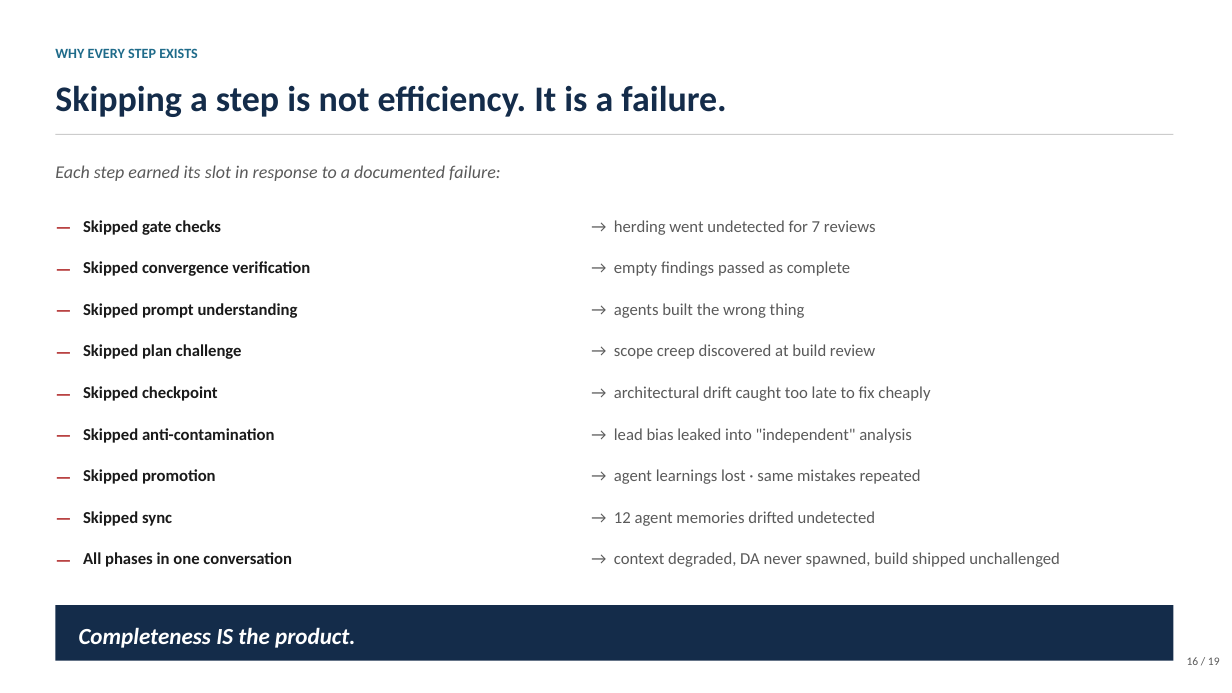
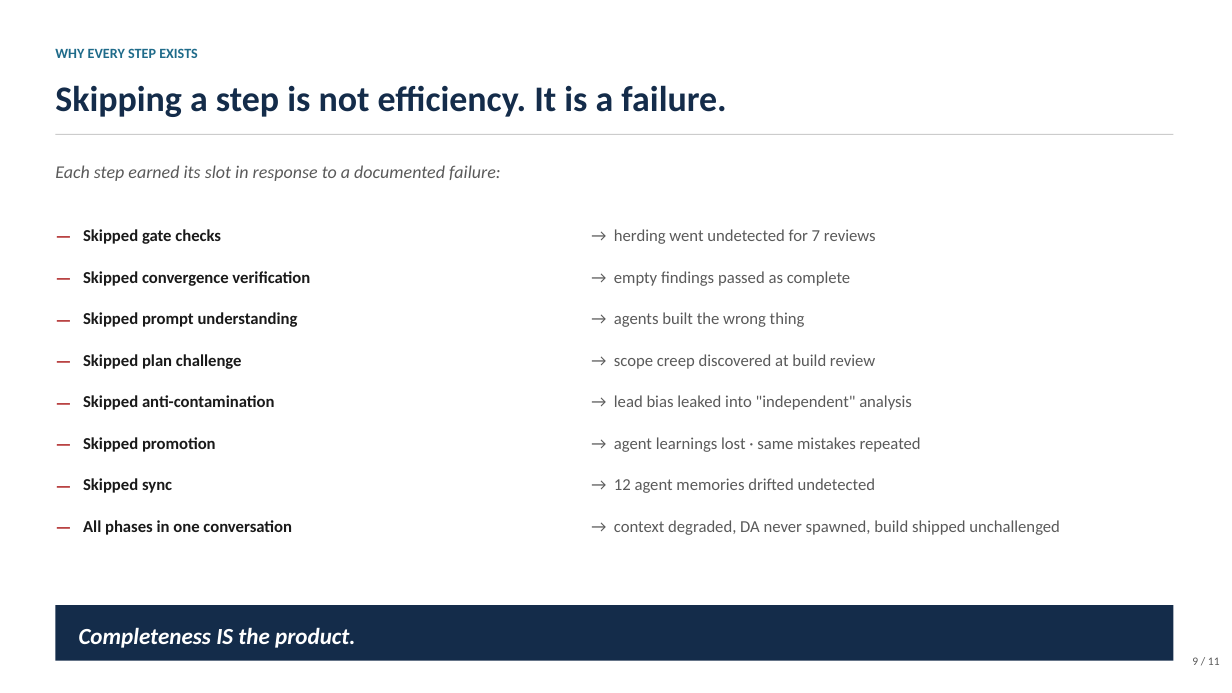
Before and after one commit to coloradored13/sigma-system-overview, a slide deck: slide 9 of sigma-system-demo.pptx (slide 16 before the commit). Drawn at 1232x693 pixels with LibreOffice and Linux fonts; fonts in the diff are those of the drawing. Boxes give left, top, right and bottom in pixels: in the first picture for what was removed or moved away, otherwise in the second. Text is boxed around its words. In the diff, an @@ line names an element or a change of style, - is before the commit and + after.

```diff
--- a/sigma-system-demo.pptx
+++ b/sigma-system-demo.pptx
@@ text removed at (83,386,218,401) @@
-Skipped checkpoint
@@ text removed at (614,386,930,401) @@
-→ architectural drift caught too late to fix cheaply
@@ 16 texts: place and size @@
-16 texts at (55,213,876,536)
+16 texts at (55,222,876,545)
@@ 4 texts: place and size @@
-4 texts at (83,428,912,526)
+4 texts at (83,395,912,493)
@@ 4 texts: place and size @@
-4 texts at (83,469,1060,567)
+4 texts at (83,437,1060,535)
@@ text removed at (55,545,83,578) @@
-—
@@ text at (1192,657,1220,665): text changed @@
-16 / 19
+9 / 11
```
Also in this commit, not shown: 7 other slides changed, 2 slides added, 10 slides removed.
